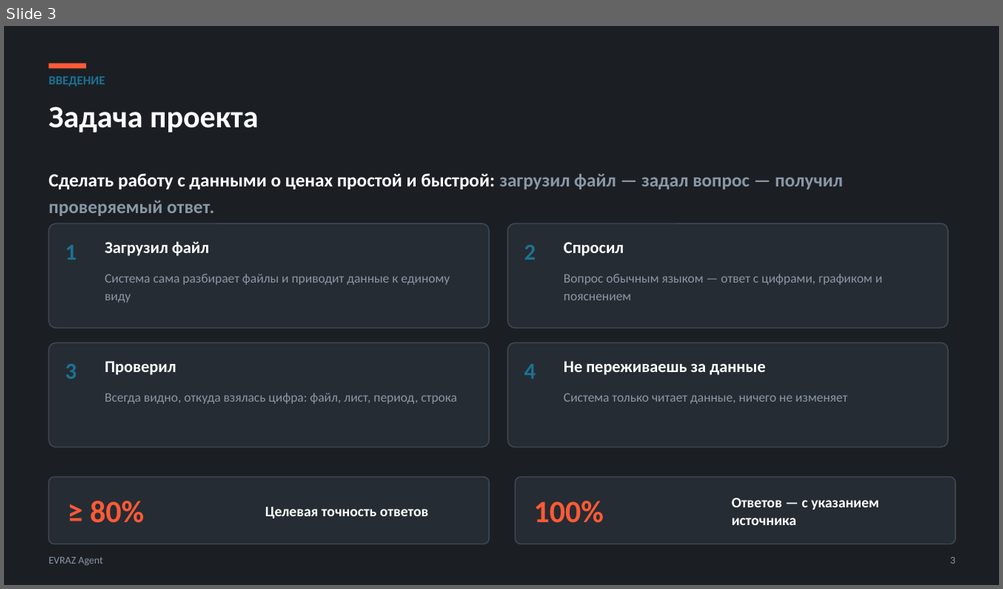
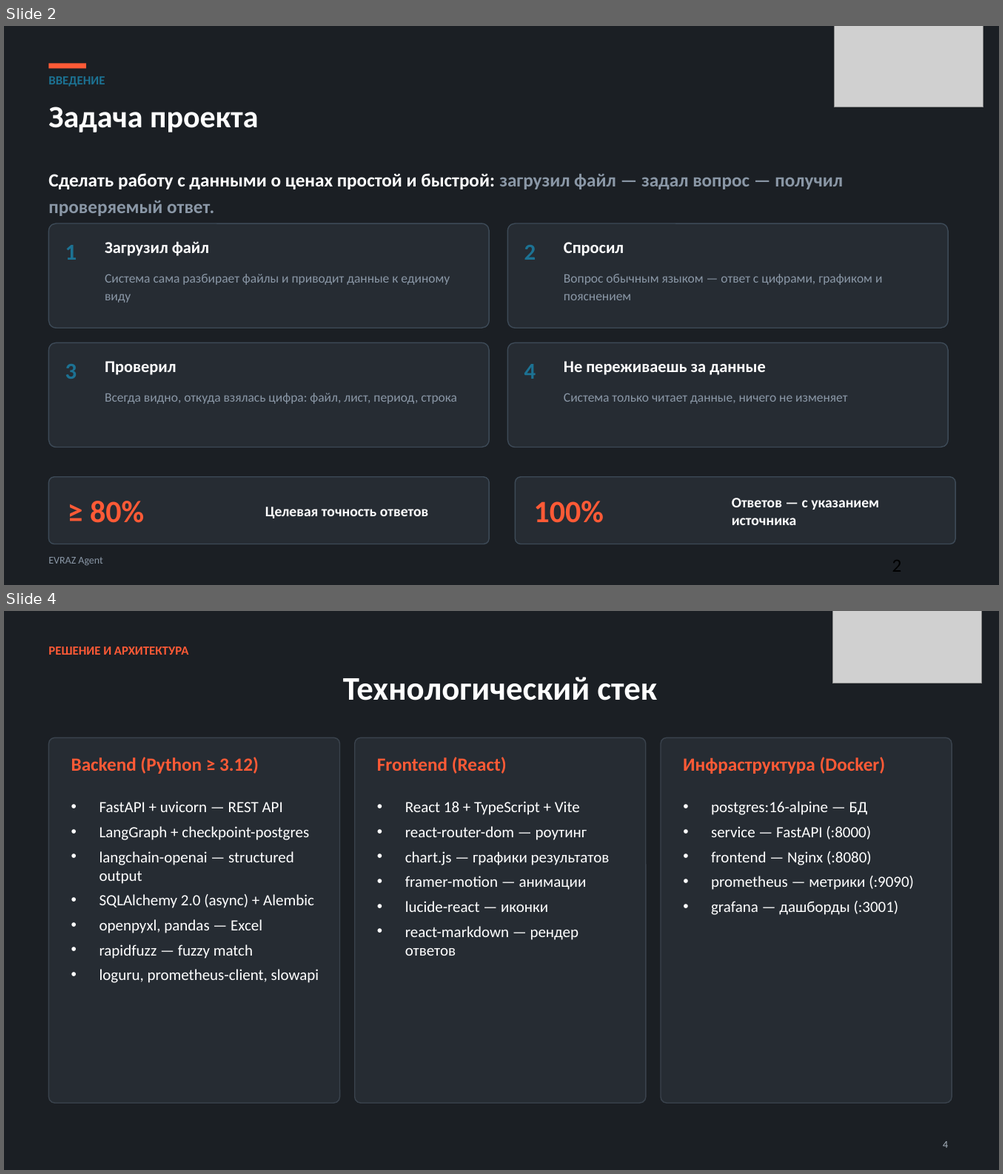
Before and after one commit to kostIT13/EVRAZ_ExcelAgent, a slide deck: data/EVRAZ_Agent_defense.pptx. Shown one above the other, each under a label of ours: slide 3 before the commit, slides 2 and 4 after it; the slides between them are not shown. The pictures are 1003x589 and 1003x1174 pixels, drawn with LibreOffice and Linux fonts; fonts in the diff are those of the drawing; grey boxes stand for pictures. Boxes give left, top, right and bottom in pixels: in the first picture for what was removed or moved away, otherwise in the second. Text is boxed around its words. In the diff, an @@ line names an element or a change of style, - is before the commit and + after.

```diff
--- a/data/EVRAZ_Agent_defense.pptx
+++ b/data/EVRAZ_Agent_defense.pptx
@@ slide 4 added at [4,611,999,1170], background #FFFFFF @@
@@ rectangle added at [4,611,999,1170], fill #1B1F24 @@
@@ picture added at [832,611,982,684] @@
@@ text added at [48,647,189,655], 12 pt, text #FF5A36, bold @@
+РЕШЕНИЕ И АРХИТЕКТУРА
@@ title added at [343,677,657,701], 32 pt, text #FFFFFF, bold @@
+Технологический стек
@@ rounded rectangle added at [48,738,340,1103], fill #262C33, outline #3A434D 1 pt @@
@@ rounded rectangle added at [355,738,646,1103], fill #262C33, outline #3A434D 1 pt @@
@@ rounded rectangle added at [660,738,951,1103], fill #262C33, outline #3A434D 1 pt @@
@@ text added at [71,757,259,774], 18 pt, text #FF5A36, bold @@
+Backend (Python ≥ 3.12)
@@ text added at [377,757,506,774], 18 pt, text #FF5A36, bold @@
+Frontend (React)
@@ text added at [683,757,885,774], 18 pt, text #FF5A36, bold @@
+Инфраструктура (Docker)
@@ text added at [99,801,319,983], 15 pt, text #FFFFFF @@
+• FastAPI + uvicorn — REST API
+• LangGraph + checkpoint-postgres
+• langchain-openai — structured output
+• SQLAlchemy 2.0 (async) + Alembic
+• openpyxl, pandas — Excel
+• rapidfuzz — fuzzy match
+• loguru, prometheus-client, slowapi
@@ text added at [405,801,609,956], 15 pt, text #FFFFFF @@
+• React 18 + TypeScript + Vite
+• react-router-dom — роутинг
+• chart.js — графики результатов
+• framer-motion — анимации
+• lucide-react — иконки
+• react-markdown — рендер ответов
@@ text added at [711,801,913,915], 15 pt, text #FFFFFF @@
+• postgres:16-alpine — БД
+• service — FastAPI (:8000)
+• frontend — Nginx (:8080)
+• prometheus — метрики (:9090)
+• grafana — дашборды (:3001)
@@ text added at [942,1142,948,1148], 10 pt, text #A9B4C0 @@
+4
@@ what was slide 3 is now slide 2 @@
@@ slide 2 changed as well @@
@@ picture added at [834,26,983,107] @@
@@ text removed at [950,557,955,564] @@
-3
```
Also in this commit, not shown: 7 other slides changed, 4 other slides added, 8 slides removed, 37 other files.
